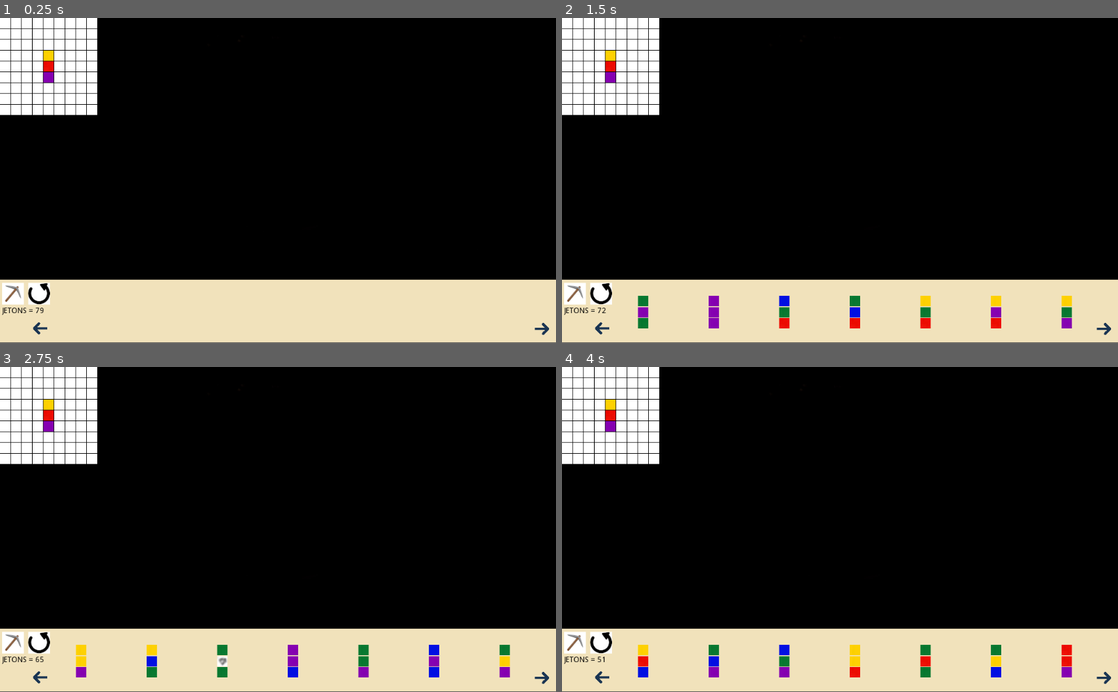
Above: before the commit, frames 1-4 (two rows, left to right).
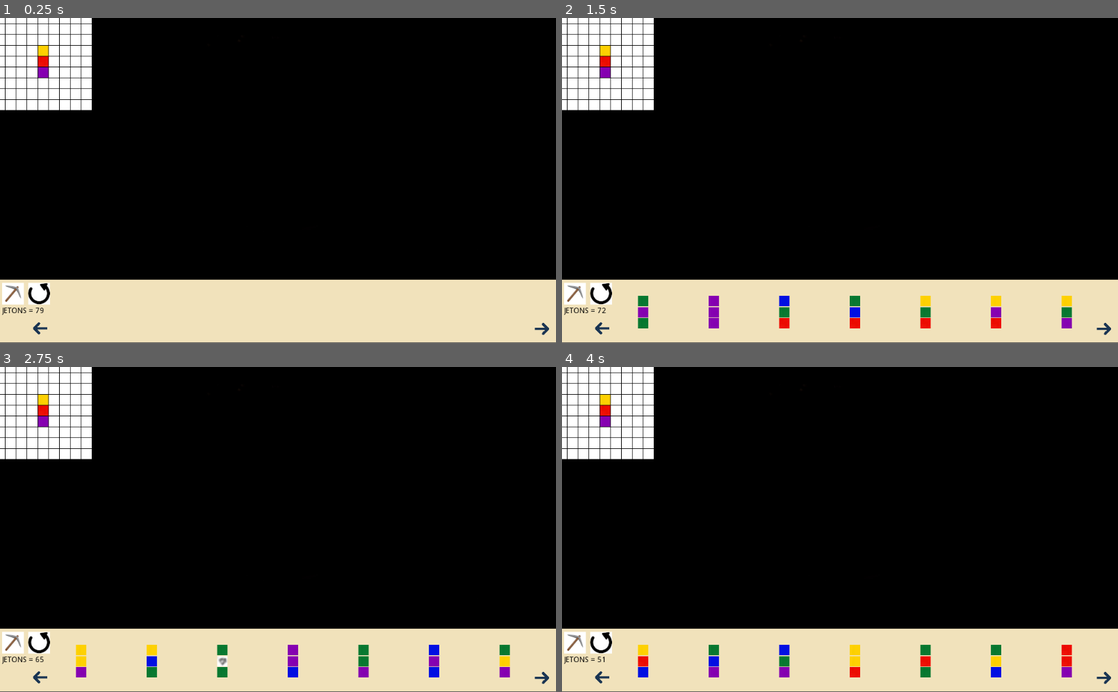
Above: after the commit, the same moments.

Repository: tartempion-sdr/chromino-V2
Game: Godot game, scene res://Node2D.tscn
The game is run twice, just before and just after one commit, with the same random seed, the same clock (stepped at 60 frames per second) and the same inputs.
Inputs (mouse positions are in pixels of both pictures, inside the frame that each line leads up to):
- Up to frame 1 (0.25 s): no input
- Up to frame 2 (1.5 s): click (600, 294) at 0.5 s; click "JETONS = 79" at 1.25 s
- Up to frame 3 (2.75 s): click "JETONS = 72" at 2 s
- Up to frame 4 (4 s): click "JETONS = 65" at 2.75 s; click "JETONS = 58" at 3.5 s

The runs differ from the first frame. In frame 1, 2.2% of the frame differs, in the area x 0-18%, y 0-30%; in frame 2, 2.2%; in frame 3, 2.2%; in frame 4, 2.2%.

Commit message:
verificaton carre blanc sous le jeton deplacer

Diff:
--- a/Node2D.gd
+++ b/Node2D.gd
@@ -23,6 +23,7 @@
 var bleu = preload("res://assets/colors/bleu.jpg")
 var violet = preload("res://assets/colors/violet.jpg")
 var rouge = preload("res://assets/colors/rouge.jpg")
+var blanc = preload("res://assets/colors/carre-blanc.png")
 
 var scene_jeton = preload("res://jetons.tscn")
 var nb_jetons_pioche = 7
@@ -386,8 +387,12 @@
 		var child_jeton = get_child(list_affiche_position_porte_jetons[0][5])
 
 		if child_jeton is Node2D:
-			child_jeton.get_node("jetons/Spritemilieu/Spritehaut").rotation_degrees += 90
-			child_jeton.get_node("jetons/Spritemilieu/Spritebas").rotation_degrees += 90
+			child_jeton.get_node("jetons").rotation_degrees += 90
+			#child_jeton.get_node("jetons/Spritemilieu/Spritehaut").rotation_degrees += 90
+			#child_jeton.get_node("jetons/Spritemilieu/Spritebas").rotation_degrees += 90
+			#child_jeton.get_node("jetons/CollisionShape2Dhaut").rotation_degrees += 90
+			#child_jeton.get_node("jetons/CollisionShape2Dbas").rotation_degrees += 90
+
 			if list_affiche_position_porte_jetons[0][4] == "horizontale":
 				list_affiche_position_porte_jetons[0][4] = "verticale"
 			elif list_affiche_position_porte_jetons[0][4] == "verticale":
--- a/Plateau.tscn
+++ b/Plateau.tscn
@@ -3,13 +3,15 @@
 [ext_resource path="res://assets/colors/carre-blanc.png" type="Texture" id=2]
 
 [sub_resource type="RectangleShape2D" id=1]
+extents = Vector2( 6.73122, 7.00884 )
 
-[node name="Plateau" type="Area2D"]
+[node name="Plateau" type="Area2D" groups=[
+"plateau",
+]]
 position = Vector2( 30, 30 )
 
 [node name="Sprite" type="Sprite" parent="."]
 texture = ExtResource( 2 )
-centered = false
 region_enabled = true
 region_rect = Rect2( 0, 0, 19, 19 )
 
--- a/jetons.gd
+++ b/jetons.gd
@@ -2,11 +2,22 @@
 
 var screen_limits = Rect2(Vector2(0, 0), Vector2(1280, 720))  # Ajuste ces valeurs selon la taille de ta scène
 var move_child = false
+var boolarea = false
 
+var collision_count = 0
+
+var joker = preload("res://assets/colors/joker.jpg")
+var jaune = preload("res://assets/colors/jaune.jpg")
+var vert = preload("res://assets/colors/vert.jpg")
+var bleu = preload("res://assets/colors/bleu.jpg")
+var violet = preload("res://assets/colors/violet.jpg")
+var rouge = preload("res://assets/colors/rouge.jpg")
+var blanc = preload("res://assets/colors/carre-blanc.png")
 
 
 func _ready():
-	pass
+	 connect("area_entered", self, "_on_jetons_area_entered")
+
 
 func _physics_process(delta):
 	if move_child:
@@ -18,15 +29,13 @@
 func bouge_pion():
 	var mouse_pos = get_viewport().get_mouse_position()
 	var child_node = get_child(0)
-	print("L'ID de l'enfant est : ", child_node)
+	#print("L'ID de l'enfant est : ", child_node)
 	if child_node is Node2D:
 
 
 		child_node.visible = true
 		child_node.global_position = mouse_pos
-		print(child_node.position)
-		print(mouse_pos)
-	#move_child = false
+
 
 
 
@@ -37,3 +46,29 @@
 
 func _on_TextureButton_button_up():
 	move_child = false
+
+
+func _on_jetons_area_entered(area):
+
+	if area.is_in_group("plateau"):
+		print("entrer")
+		var node2d_jeton = self  # Le `Node2D` du jeton
+		var node2d_plateau = area  # Le `Node2D` du plateau
+		print("Collision entre : ", node2d_jeton, " et ", node2d_plateau)
+
+		print(node2d_plateau.get_child(0))
+		if  node2d_plateau.get_child(0).texture == blanc :
+
+			collision_count += 1
+			print("collision blanc " + str(collision_count))
+			if collision_count == 3:
+				print("collision blanc " + str(collision_count))
+
+
+
+
+
+
+func _on_jetons_area_exited(area):
+	collision_count = 0
+	print("collision blanc " + str(collision_count))
--- a/jetons.tscn
+++ b/jetons.tscn
@@ -1,15 +1,20 @@
-[gd_scene load_steps=4 format=2]
+[gd_scene load_steps=5 format=2]
 
 [ext_resource path="res://assets/colors/carre-blanc.png" type="Texture" id=1]
 [ext_resource path="res://jetons.gd" type="Script" id=2]
 
-[sub_resource type="RectangleShape2D" id=1]
-extents = Vector2( 10.13, 30.7778 )
+[sub_resource type="CircleShape2D" id=1]
+radius = 2.0
+
+[sub_resource type="CircleShape2D" id=2]
+radius = 1.83539
 
 [node name="Node2D" type="Node2D"]
 script = ExtResource( 2 )
 
-[node name="jetons" type="Area2D" parent="."]
+[node name="jetons" type="Area2D" parent="." groups=[
+"jeton",
+]]
 gravity_vec = Vector2( 0, 0 )
 gravity = 0.0
 linear_damp = 0.0
@@ -34,17 +39,28 @@
 region_enabled = true
 region_rect = Rect2( 0, 0, 19, 19 )
 
-[node name="CollisionShape2D" type="CollisionShape2D" parent="jetons"]
+[node name="CollisionShape2Dhaut" type="CollisionShape2D" parent="jetons"]
+position = Vector2( 0, -20 )
 z_as_relative = false
 shape = SubResource( 1 )
 
+[node name="CollisionShape2Dmillieu" type="CollisionShape2D" parent="jetons"]
+z_as_relative = false
+shape = SubResource( 1 )
+
+[node name="CollisionShape2Dbas" type="CollisionShape2D" parent="jetons"]
+position = Vector2( 0, 20 )
+shape = SubResource( 2 )
+
 [node name="TextureButton" type="TextureButton" parent="jetons"]
-margin_left = -9.0
-margin_top = -30.0
-margin_right = 10.0
-margin_bottom = 30.0
+margin_left = -10.1677
+margin_top = -29.685
+margin_right = 8.83233
+margin_bottom = 30.315
 __meta__ = {
 "_edit_use_anchors_": false
 }
+[connection signal="area_entered" from="jetons" to="." method="_on_jetons_area_entered"]
+[connection signal="area_exited" from="jetons" to="." method="_on_jetons_area_exited"]
 [connection signal="button_down" from="jetons/TextureButton" to="." method="_on_TextureButton_button_down"]
 [connection signal="button_up" from="jetons/TextureButton" to="." method="_on_TextureButton_button_up"]
